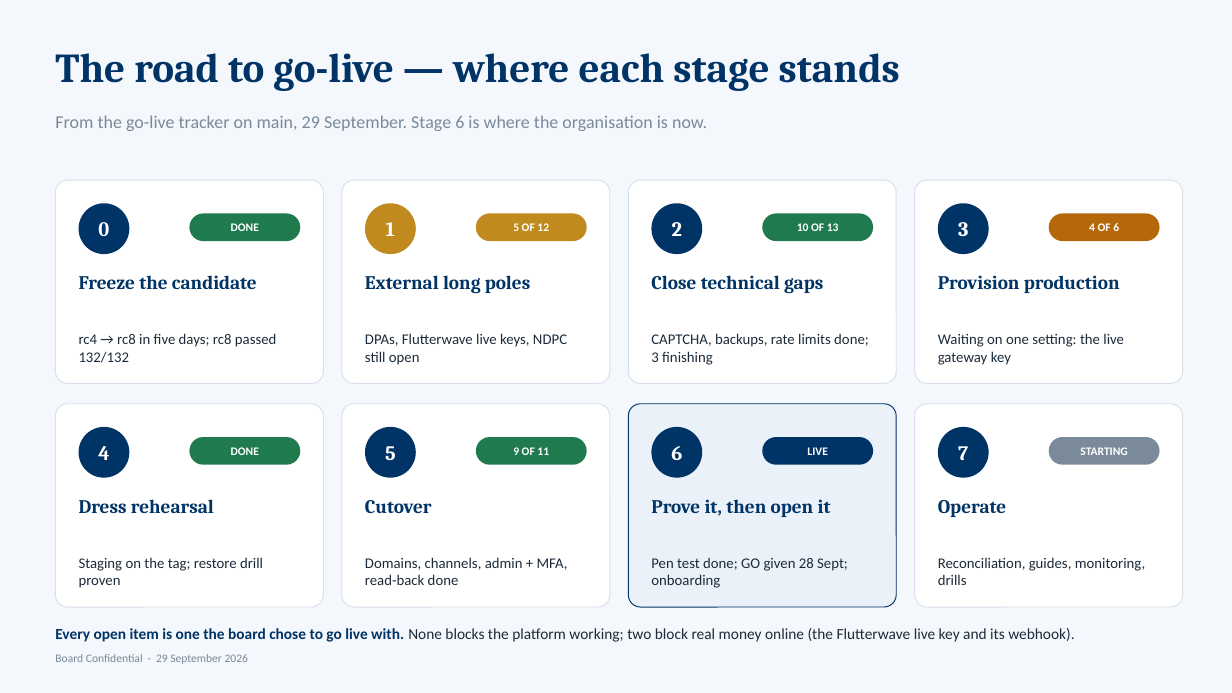
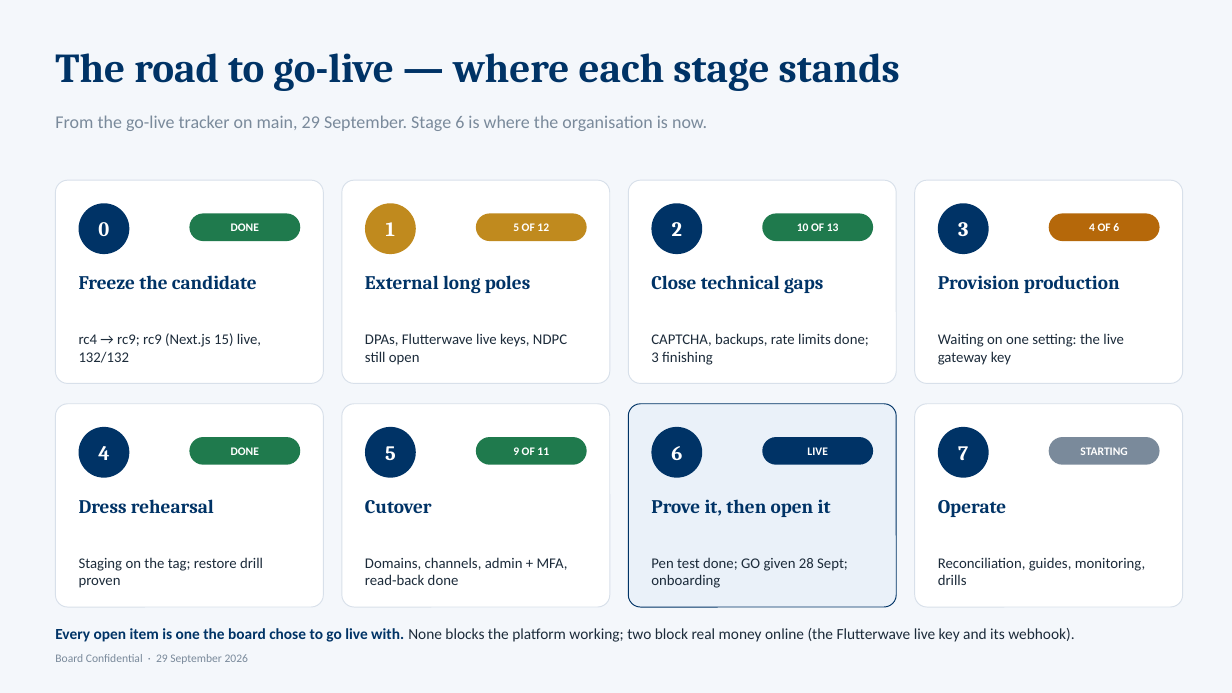
Before and after one commit to tfmlictmgr-collab/oe-group-ipms, a slide deck: slide 32 of docs/OE_Group_Phase1_Progress.UPDATED.v4.pptx. Drawn at 1232x693 pixels with LibreOffice and Linux fonts; fonts in the diff are those of the drawing. Boxes give left, top, right and bottom in pixels: in the first picture for what was removed or moved away, otherwise in the second. Text is boxed around its words. In the diff, an @@ line names an element or a change of style, - is before the commit and + after.

```diff
--- a/docs/OE_Group_Phase1_Progress.UPDATED.v4.pptx
+++ b/docs/OE_Group_Phase1_Progress.UPDATED.v4.pptx
@@ text at (79, 333, 261, 363): text changed @@
-rc4 → rc8 in five days; rc8 passed 132/132
+rc4 → rc9; rc9 (Next.js 15) live, 132/132
```
Also in this commit, not shown: 7 other slides changed, 1 other file.
